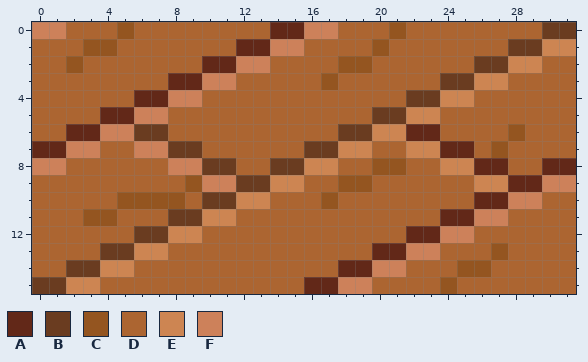
Two versions of one pixel-art sprite, project/raw_assets/img/game/ambient/Wood_Floor_1.png. The picture above is the old version.
The file is 32x16 pixels.
Palette (. is transparent): A #622818  B #6a3c20  C #945520  D #ac6531  E #cd8552  F #cd815a
Pixels before, first column x 0:
 0 FFDDDCDDDDDDDDAAFFDDDCDDDDDDDDBB
 1 DDDCCDDDDDDDAAFFDDDDCDDDDDDDBBEE
 2 DDCDDDDDDDAAFFDDDDCCDDDDDDBBEEDD
 3 DDDDDDDDAAFFDDDDDCDDDDDDBBEEDDDD
 4 DDDDDDAAFFDDDDDDDDDDDDBBEEDDDDDD
 5 DDDDAAFFDDDDDDDDDDDDBBEEDDDDDDDD
 6 DDAAFFBBDDDDDDDDDDBBEEAADDDDCDDD
 7 AAFFDDFFBBDDDDDDBBEEDDEEAADCDDDD
 8 FFDDDDDDFFBBDDBBEEDDCCDDEEAADDAA
 9 DDDDDDDDDCFFBBEEDDCCDDDDDDEEAAFF
10 DDDDDCCCCDBBEEDDDCDDDDDDDDAAFFDD
11 DDDCCDDDBBEEDDDDDDDDDDDDAAFFDDDD
12 DDDDDDBBEEDDDDDDDDDDDDAAFFDDDDDD
13 DDDDBBEEDDDDDDDDDDDDAAFFDDDCDDDD
14 DDBBEEDDDDDDDDDDDDAAFFDDDCCDDDDD
15 BBEEDDDDDDDDDDDDAAFFDDDDCDDDDDDD
The result:
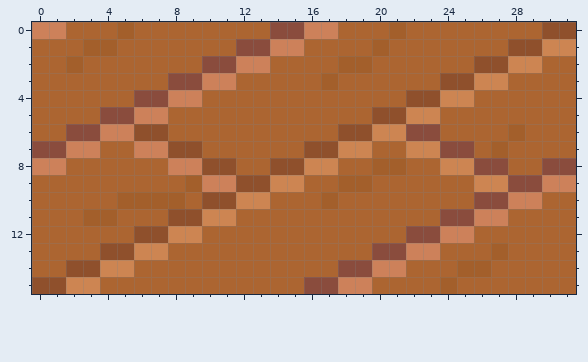
The commit says: Updated floor tiles & Room
The exact change:
Colour A changes from #622818 to #8a4c3d.
Colour B changes from #6a3c20 to #8f502c.
Colour C changes from #945520 to #a35f2b.
Pixel boxes of the changes (left, top, right, bottom) in both pictures:
changed: (32, 22, 576, 294)
